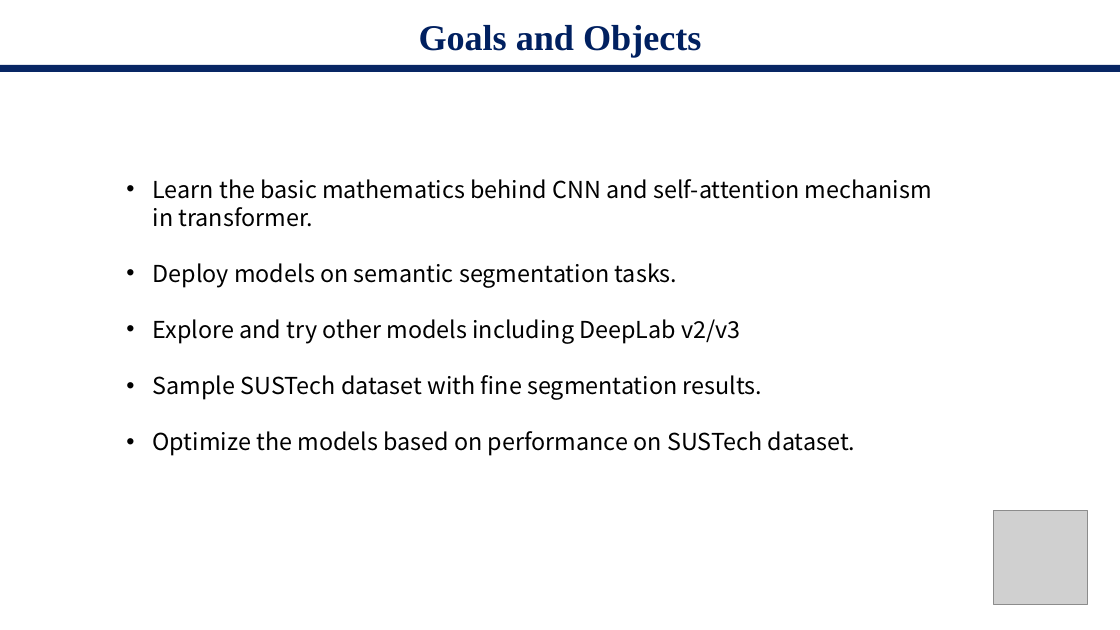
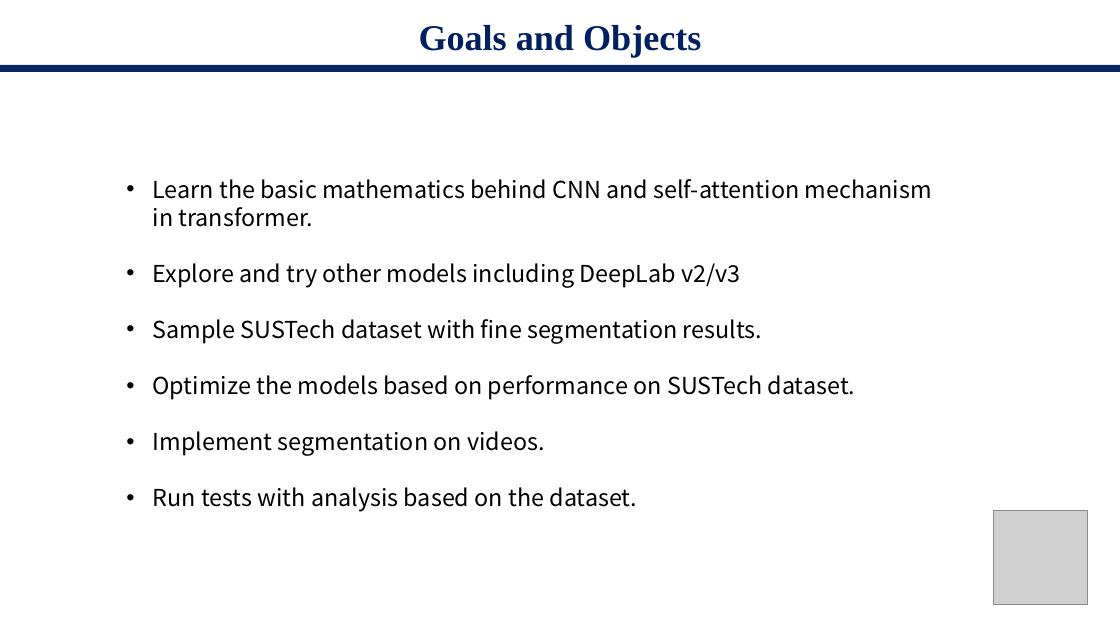
Before and after one commit to starga2er777/CS405_Project_SUSTech, a slide deck: slide 20 of proposal.pptx. Drawn at 1120x630 pixels with LibreOffice and Linux fonts; fonts in the diff are those of the drawing; grey boxes stand for pictures. Boxes give left, top, right and bottom in pixels: in the first picture for what was removed or moved away, otherwise in the second. Text is boxed around its words. In the diff, an @@ line names an element or a change of style, - is before the commit and + after.

Commit message:
[update] ppt

```diff
--- a/proposal.pptx
+++ b/proposal.pptx
@@ text at (153, 263, 678, 288): paragraph removed @@
-• Deploy models on semantic segmentation tasks.
@@ text at (153, 431, 638, 512): paragraphs added @@
+• Implement segmentation on videos.
+• Run tests with analysis based on the dataset.
```
Also in this commit, not shown: 2 other slides changed.
